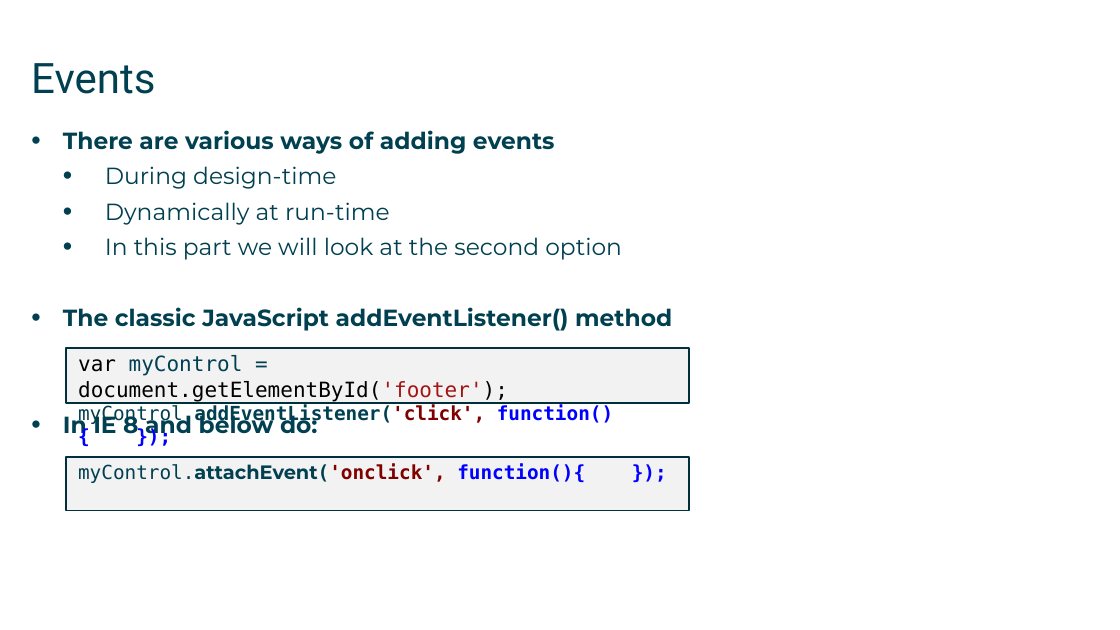
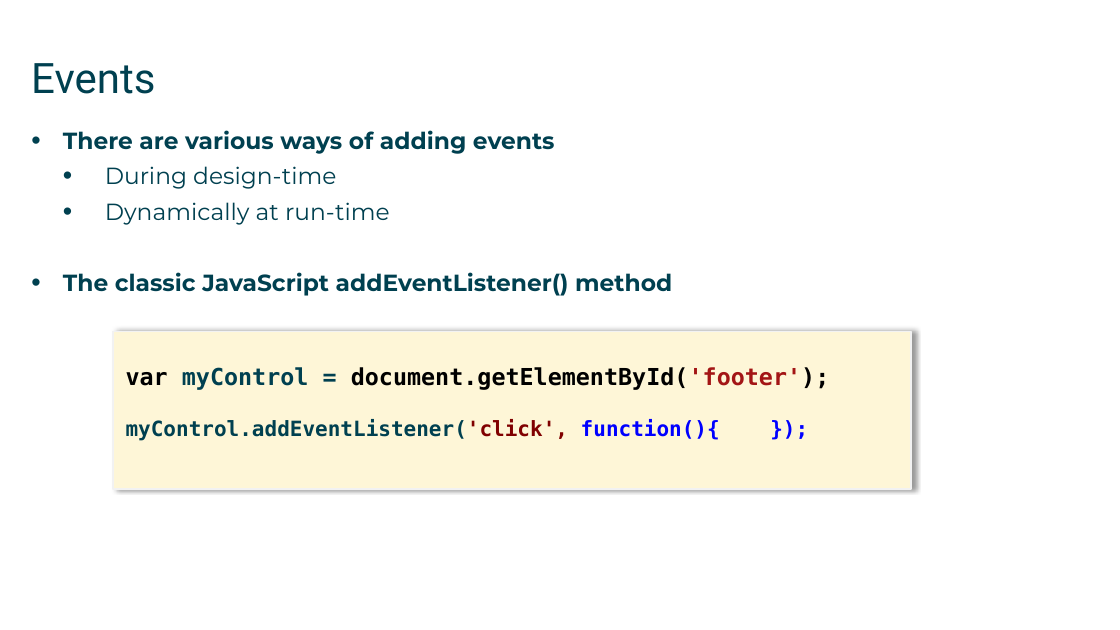
Before and after one commit to mikebaradaran/web_fundamentals, a slide deck: slide 4 of Slides/jQuery/16- Events in jQuery.pptx. Drawn at 1120x630 pixels with LibreOffice and Linux fonts; fonts in the diff are those of the drawing. Boxes give left, top, right and bottom in pixels: in the first picture for what was removed or moved away, otherwise in the second. Text is boxed around its words. In the diff, an @@ line names an element or a change of style, - is before the commit and + after.

```diff
--- a/Slides/jQuery/16- Events in jQuery.pptx
+++ b/Slides/jQuery/16- Events in jQuery.pptx
@@ text at bbox=[105, 237, 622, 260]: paragraph removed @@
-  • In this part we will look at the second option
@@ rectangle "var myControl = document.getElementById('footer');": place and size @@
-rectangle "var myControl = document.getElementById('footer');" at bbox=[66, 348, 689, 403]
+rectangle "var myControl = document.getElementById('footer');" at bbox=[113, 332, 912, 489]
@@ rectangle "var myControl = document.getElementById('footer');" at bbox=[113, 332, 912, 489]: size 18 to 20 pt in "var myControl = document.getElementById('footer');"; bold on in "var myControl = document.getElementById('footer');", "myControl.addEventListener('click',"; size 16.6 to 18 pt in "myControl.addEventListener('click', function(){ });"; line spacing 1 to 2; fill #F2F2F2 to #FEF6D7; outline #00303C 1.5 pt to #F2F2F2 1.5 pt; shadow on @@
@@ text at bbox=[63, 411, 318, 439]: paragraph removed @@
-• In IE 8 and below do:
@@ rectangle removed at bbox=[66, 457, 689, 510] @@
-myControl.attachEvent('onclick', function(){ });
```
Also in this commit, not shown: 3 other slides changed, 7 other files.
